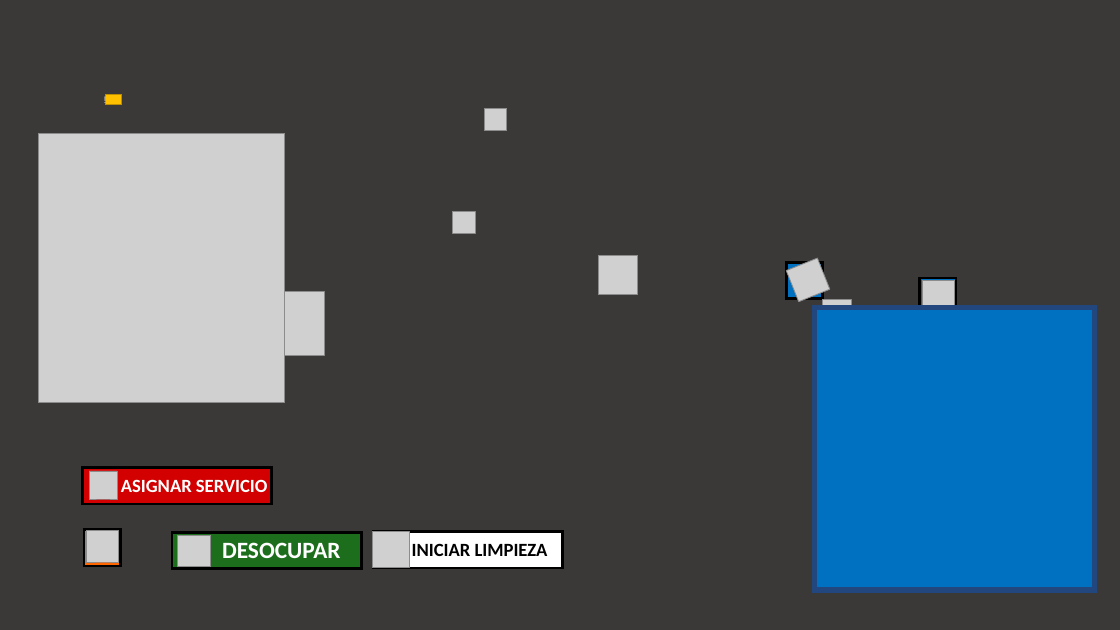
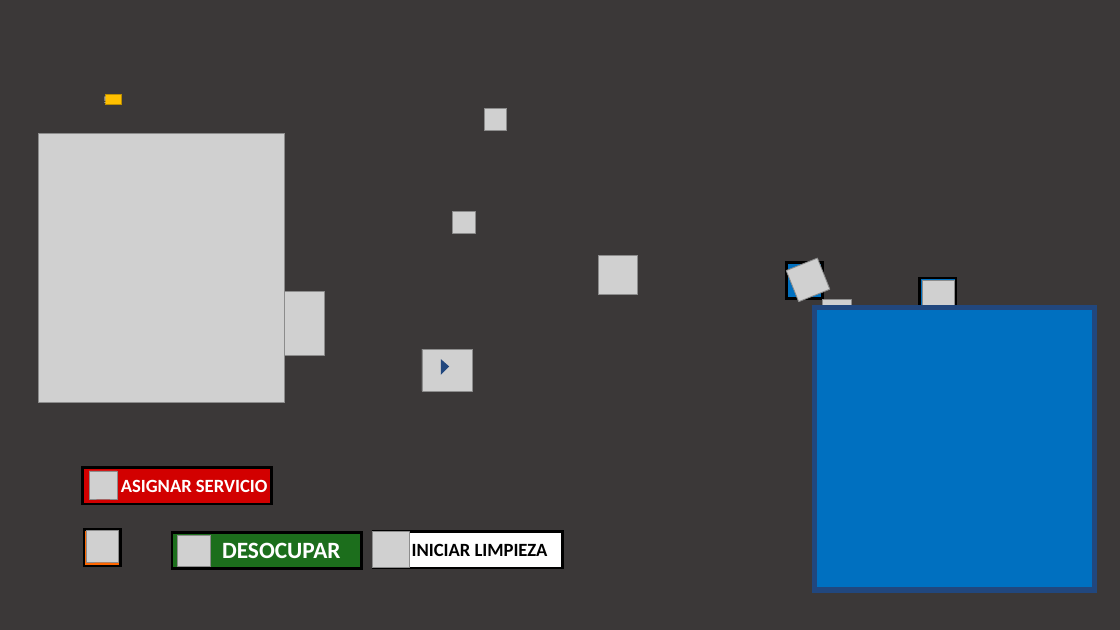
Before and after one commit to edisonude/puertacontrol, a slide deck: slide 4 of doc/designs.pptx. Drawn at 1120x630 pixels with LibreOffice and Linux fonts; fonts in the diff are those of the drawing; grey boxes stand for pictures; background and template pictures are left out. Boxes give left, top, right and bottom in pixels: in the first picture for what was removed or moved away, otherwise in the second. Text is boxed around its words. In the diff, an @@ line names an element or a change of style, - is before the commit and + after.

```diff
--- a/doc/designs.pptx
+++ b/doc/designs.pptx
@@ picture added at (422,350,472,392) @@
@@ triangle added at (441,359,449,375), fill #21477E @@
```
Also in this commit, not shown: 13 other files.
